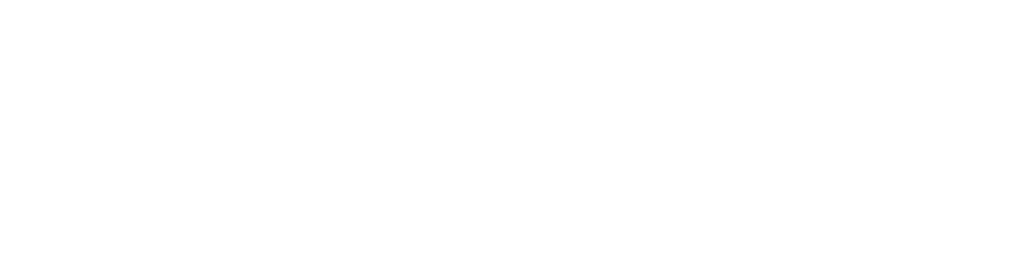
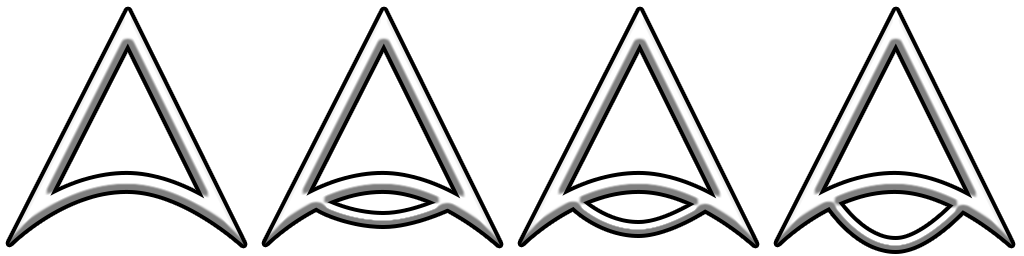
Layers edited between the first and the second 1024px x 256px image:
added group "Ships" with 8 layers above "Layer 1" over (9, 10, 1012, 245)
moved "Ship Accel 1 copy 2" into group "Ships", painted on it over (777, 10, 1014, 245)
moved "Ship Accel 1 copy" into group "Ships", painted on it over (521, 10, 757, 245)
moved "Ship Accel 1" into group "Ships", painted on it over (265, 10, 502, 246)
moved "Ship Idle" into group "Ships", painted on it over (9, 10, 245, 245)
added layer "Shape 1 copy 2" in group "Ships" over (835, 198, 961, 240)
added layer "Shape 1 copy" in group "Ships" over (579, 198, 705, 224)
added layer "Shape 1" in group "Ships" over (321, 198, 447, 215)
